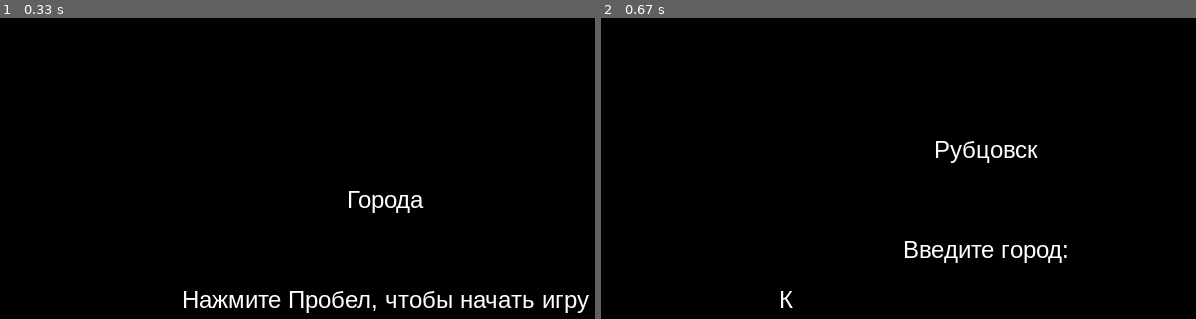
Above: before the commit, frames 1-2 (left to right).
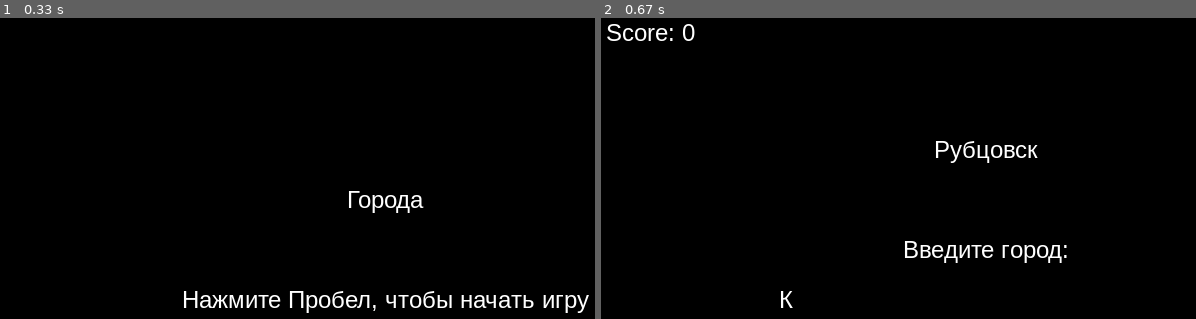
Above: after the commit, the same moments.

Repository: STRa1K1234/PyGame
Game: pygame game, started from main.py
Same seed, same stepped clock (60 frames per second), same inputs: the game is played once before the commit and once after it.
Inputs:
- Up to frame 1 (0.33 s): no input
- Up to frame 2 (0.67 s): tap Space at 0.33 s

Frame 1 is identical in both runs. In frame 2, 0.3% of the frame differs, in the area x 1-16%, y 1-8%.

Commit message:
Update main.py

Diff:
--- a/main.py
+++ b/main.py
@@ -9,8 +9,11 @@
 def normalize_city_name(name):
     return name.strip().lower().replace('ё', 'е')
 
+
 cache = set()
 cities = {normalize_city_name(x) for x in open("cities.txt", encoding="utf-8").readlines() if x.strip()}
+score = 0
+
 
 def find_city(last_letter):
     for city in cities:
@@ -18,11 +21,13 @@
             return city
     return None
 
+
 def get_last_letter(city):
     if city[-1].lower() in ["ъ", "ь", "й", "ц", "ы"]:
         return city[-2].lower()
     else:
         return city[-1].lower()
+
 
 pygame.init()
 
@@ -72,7 +77,9 @@
         if event.type == pygame.KEYDOWN:
             if event.key == pygame.K_SPACE:
                 start_screen = False
-                last_letter = computer_text[-1].lower() if computer_text[-1].lower() not in ["ъ", "ь", "й", "ц", "ы"] else computer_text[-2].lower()
+                last_letter = computer_text[-1].lower() if computer_text[-1].lower() not in ["ъ", "ь", "й", "ц",
+                                                                                             "ы"] else computer_text[
+                    -2].lower()
             elif event.key == pygame.K_ESCAPE:
                 pygame.quit()
                 sys.exit()
@@ -95,12 +102,15 @@
             running = False
 
         if event.type == pygame.KEYDOWN:
-            if event.key == pygame.K_RETURN:  # Пользователь нажал "Enter"
+            if event.key == pygame.K_ESCAPE:
+                running = False
+            elif event.key == pygame.K_RETURN:  # Пользователь нажал "Enter"
                 user_city = input_text.lower()
                 if user_city and user_city[0] == computer_text[
                     -1] and user_city in cities and user_city not in used_cities:
                     used_cities.append(user_city)
                     computer_text = get_next_city(user_city[-1])
+                    score += 1
                     if computer_text is None:
                         print("Компьютер не смог найти город. Вы выиграли!")
                         running = False
@@ -135,11 +145,18 @@
     chosen_city_rect = chosen_city_text.get_rect(center=(WINDOW_SIZE[0] // 2, (WINDOW_SIZE[1] // 2 - 150)))
     screen.blit(chosen_city_text, chosen_city_rect)
 
+    score_text = font.render("Score: " + str(score), True, WHITE)
+    score_text_rect = score_text.get_rect(topleft=(20, 20))
+    screen.blit(score_text, score_text_rect)
+
+    if not running:
+        screen.fill(BLACK)
+        game_over_text = font.render("Game Over", True, WHITE)
+        game_over_rect = game_over_text.get_rect(center=(WINDOW_SIZE[0] // 2, WINDOW_SIZE[1] // 2))
+        screen.blit(game_over_text, game_over_rect)
+
     pygame.display.flip()
 
 # Выход из Pygame
 pygame.quit()
 sys.exit()
-
-
-# TODO несуществующие букву в конце слов заменить на предпоследнюю
